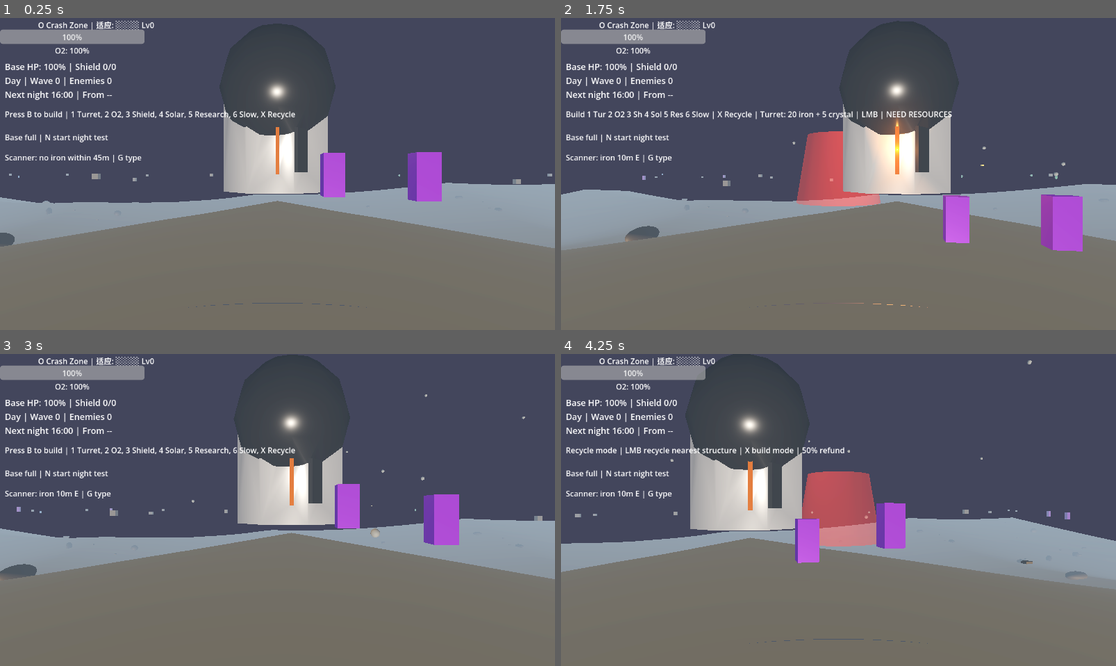
Above: before the commit, frames 1-4 (two rows, left to right).
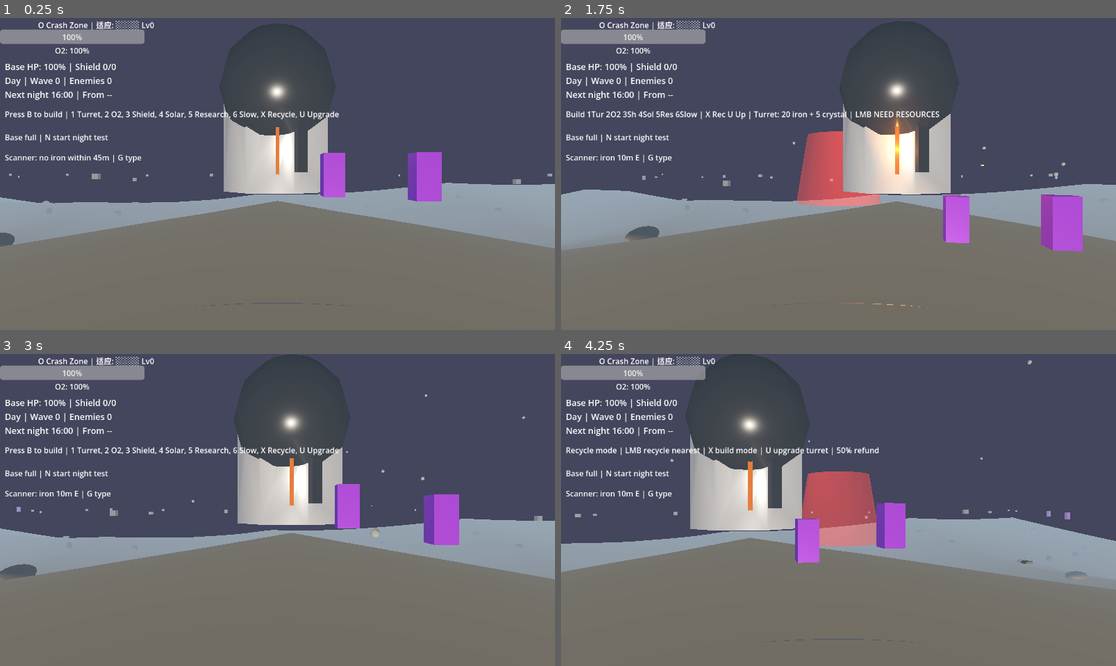
Above: after the commit, the same moments.

Repository: qnctx/star-abyss-game
Game: Godot game, scene res://scenes/main.tscn
Same seed, same stepped clock (60 frames per second), same inputs: the game is played once before the commit and once after it.
Inputs (mouse positions are in pixels of both pictures, inside the frame that each line leads up to):
- Up to frame 1 (0.25 s): no input
- Up to frame 2 (1.75 s): tap B (build_mode) at 0.5, 1.55 s; move the mouse to (866, 174) at 0.52 s; hold B (build_mode) 0.53-1.28 s; hold U (upgrade_structure, bound only after the commit) from 0.53 s (still down); click (866, 174) at 0.67 s; tap Space (jump) at 0.77, 1.52 s; tap X (recycle_mode) at 0.8, 1.35 s; move the mouse to (810, 174) at 1.27 s
- Up to frame 3 (3 s): keep holding U (upgrade_structure, bound only after the commit); move the mouse to (288, 503) at 2.02 s; hold B (build_mode) 2.03-2.78 s; tap X (recycle_mode) at 2.3 s; move the mouse to (271, 516) at 2.77 s; tap Ctrl (crouch) at 2.85 s; click (271, 516) at 2.92 s
- Up to frame 4 (4.25 s): keep holding U (upgrade_structure, bound only after the commit); tap Space (jump) at 3.02, 3.77 s; tap B (build_mode) at 3.05 s; move the mouse to (877, 513) at 3.52 s; hold E (interact) from 3.53 s (still down); tap X (recycle_mode) at 3.8 s

The runs differ from the first frame. In frame 1, less than 0.1% of the frame differs, in the area x 53-62%, y 29-33%; in frame 2, 0.8%, in the area x 5-71%, y 29-33%; in frame 3, less than 0.1%; in frame 4, 0.4%.

Commit message:
Add turret upgrade loop

Diff:
--- a/src/project.godot
+++ b/src/project.godot
@@ -133,3 +133,8 @@
 "events": [Object(InputEventKey,"resource_local_to_scene":false,"resource_name":"","device":-1,"window_id":0,"alt_press …(192 unchanged characters)…
 ]
 }
+upgrade_structure={
+"deadzone": 0.2,
+"events": [Object(InputEventKey,"resource_local_to_scene":false,"resource_name":"","device":-1,"window_id":0,"alt_pressed":false,"shift_pressed":false,"ctrl_pressed":false,"meta_pressed":false,"pressed":false,"keycode":0,"physical_keycode":85,"key_label":0,"unicode":117,"location":0,"echo":false,"script":null)
+]
+}
--- a/src/scripts/build_manager.gd
+++ b/src/scripts/build_manager.gd
@@ -18,6 +18,9 @@
 const MIN_STRUCTURE_DISTANCE: float = 2.0
 const RECYCLE_DISTANCE: float = 2.8
 const REFUND_RATE: float = 0.5
+const UPGRADE_DISTANCE: float = 2.8
+const MAX_UPGRADE_LEVEL: int = 3
+const TURRET_UPGRADE_COST := {"iron": 10, "energy": 5, "blueprint": 1}
 const BUILD_TURRET: String = "turret"
 const BUILD_O2_STATION: String = "o2_station"
 const BUILD_SHIELD_GENERATOR: String = "shield_generator"
@@ -55,6 +58,9 @@
 	elif event.is_action_pressed("recycle_mode") or (event is InputEventKey and event.pressed and event.physical_keycode == KEY_X):
 		recycle_mode = not recycle_mode
 		_refresh_preview_mesh()
+		get_viewport().set_input_as_handled()
+	elif event.is_action_pressed("upgrade_structure") or (event is InputEventKey and event.pressed and event.physical_keycode == KEY_U):
+		_try_upgrade_structure()
 		get_viewport().set_input_as_handled()
 	elif event is InputEventKey and event.pressed and event.physical_keycode == KEY_1:
 		_select_building(BUILD_TURRET)
@@ -216,6 +222,42 @@
 	return true
 
 
+func _try_upgrade_structure() -> void:
+	var target := _find_upgrade_target(_placement_position)
+	if target:
+		upgrade_structure(target)
+
+
+func upgrade_structure(structure: Node3D) -> bool:
+	if not structure or not is_instance_valid(structure):
+		return false
+	if not structure.is_in_group("built_structures"):
+		return false
+	var current_level: int = int(structure.get_meta("upgrade_level", 0))
+	if current_level >= MAX_UPGRADE_LEVEL:
+		return false
+	if not InventoryManager.has_resources(TURRET_UPGRADE_COST):
+		return false
+	if not _apply_turret_upgrade(structure, current_level + 1):
+		return false
+
+	InventoryManager.consume_resources(TURRET_UPGRADE_COST)
+	structure.set_meta("upgrade_level", current_level + 1)
+	return true
+
+
+func _apply_turret_upgrade(structure: Node3D, new_level: int) -> bool:
+	var damage_value: Variant = structure.get("damage")
+	var fire_rate_value: Variant = structure.get("fire_rate")
+	if damage_value == null or fire_rate_value == null:
+		return false
+
+	structure.set("damage", float(damage_value) + 5.0)
+	structure.set("fire_rate", float(fire_rate_value) + 0.25)
+	structure.scale = Vector3.ONE * (1.0 + float(new_level) * 0.08)
+	return true
+
+
 func _get_build_target_position() -> Vector3:
 	var player := get_tree().get_first_node_in_group("player") as Node3D
 	if not player:
@@ -263,6 +305,22 @@
 	return nearest
 
 
+func _find_upgrade_target(pos: Vector3) -> Node3D:
+	var nearest: Node3D = null
+	var nearest_distance := UPGRADE_DISTANCE
+	for structure in get_tree().get_nodes_in_group("built_structures"):
+		var structure_node := structure as Node3D
+		if not structure_node or not is_instance_valid(structure_node):
+			continue
+		if structure_node.get("damage") == null:
+			continue
+		var distance := structure_node.global_position.distance_to(pos)
+		if distance < nearest_distance:
+			nearest_distance = distance
+			nearest = structure_node
+	return nearest
+
+
 func _instantiate_selected_structure() -> Node3D:
 	if selected_building == BUILD_SLOW_FIELD:
 		return SLOW_FIELD_SCRIPT.new()
--- a/src/scripts/combat_hud.gd
+++ b/src/scripts/combat_hud.gd
@@ -101,16 +101,16 @@
 	var build_manager := get_tree().current_scene.get_node_or_null("BuildManager") if get_tree().current_scene else null
 	if build_manager and build_manager.build_mode:
 		if build_manager.recycle_mode:
-			_build_label.text = "Recycle mode | LMB recycle nearest structure | X build mode | 50% refund"
+			_build_label.text = "Recycle mode | LMB recycle nearest | X build mode | U upgrade turret | 50% refund"
 			return
 		var afford := InventoryManager.has_resources(build_manager.get_selected_cost()) if InventoryManager else false
-		_build_label.text = "Build 1 Tur 2 O2 3 Sh 4 Sol 5 Res 6 Slow | X Recycle | %s: %s | LMB | %s" % [
+		_build_label.text = "Build 1Tur 2O2 3Sh 4Sol 5Res 6Slow | X Rec U Up | %s: %s | LMB %s" % [
 			build_manager.get_selected_label(),
 			build_manager.get_selected_cost_text(),
 			"READY" if afford else "NEED RESOURCES"
 		]
 	else:
-		_build_label.text = "Press B to build | 1 Turret, 2 O2, 3 Shield, 4 Solar, 5 Research, 6 Slow, X Recycle"
+		_build_label.text = "Press B to build | 1 Turret, 2 O2, 3 Shield, 4 Solar, 5 Research, 6 Slow, X Recycle, U Upgrade"
 
 
 func _refresh_base_hint() -> void:
--- a/src/test_runner.gd
+++ b/src/test_runner.gd
@@ -22,6 +22,7 @@
         _test_slow_field()
         _test_build_and_combat_ui()
         _test_build_recycle()
+        _test_structure_upgrade()
         _test_inventory_manager()
         _test_base_repair()
         _test_base_shield()
@@ -284,6 +285,54 @@
         inventory_manager.resources["biomass"] = old_biomass
 
 
+func _test_structure_upgrade() -> void:
+        print("\n[ Structure upgrade ]")
+
+        var build_script = load("res://scripts/build_manager.gd")
+        var turret_scene = load("res://scenes/turret.tscn")
+        var inventory_manager = _get_autoload("InventoryManager")
+        check("build_manager.gd loads for upgrade test", build_script != null)
+        check("turret scene loads for upgrade test", turret_scene != null)
+        check("InventoryManager autoload exists", inventory_manager != null)
+        if not build_script or not turret_scene or not inventory_manager:
+                return
+
+        var old_iron: int = inventory_manager.resources.get("iron", 0)
+        var old_energy: int = inventory_manager.resources.get("energy", 0)
+        var old_blueprint: int = inventory_manager.resources.get("blueprint", 0)
+        inventory_manager.resources["iron"] = 10
+        inventory_manager.resources["energy"] = 5
+        inventory_manager.resources["blueprint"] = 1
+
+        var build_manager = build_script.new()
+        current_scene.add_child(build_manager)
+
+        var turret = turret_scene.instantiate()
+        turret.add_to_group("built_structures")
+        current_scene.add_child(turret)
+        var old_damage: float = turret.damage
+        var old_fire_rate: float = turret.fire_rate
+
+        var upgraded: bool = build_manager.upgrade_structure(turret)
+        check("upgrade_structure succeeds for turret", upgraded)
+        check("upgrade increases turret damage", turret.damage > old_damage)
+        check("upgrade increases turret fire rate", turret.fire_rate > old_fire_rate)
+        check("upgrade records level", int(turret.get_meta("upgrade_level", 0)) == 1)
+        check("upgrade consumes blueprint", inventory_manager.resources.get("blueprint", -1) == 0)
+
+        turret.set_meta("upgrade_level", build_manager.MAX_UPGRADE_LEVEL)
+        inventory_manager.resources["iron"] = 10
+        inventory_manager.resources["energy"] = 5
+        inventory_manager.resources["blueprint"] = 1
+        check("upgrade rejects max-level turret", not build_manager.upgrade_structure(turret))
+
+        build_manager.queue_free()
+        turret.queue_free()
+        inventory_manager.resources["iron"] = old_iron
+        inventory_manager.resources["energy"] = old_energy
+        inventory_manager.resources["blueprint"] = old_blueprint
+
+
 func _test_base_repair() -> void:
         print("\n[ Base repair ]")
 
Not shown, changed: PROGRESS.md
Not shown, changed: docs/GAME_DESIGN_DOC.md
Not shown, changed: docs/TEST_PLAN.md
Not shown, changed: src/CONTEXT.md
